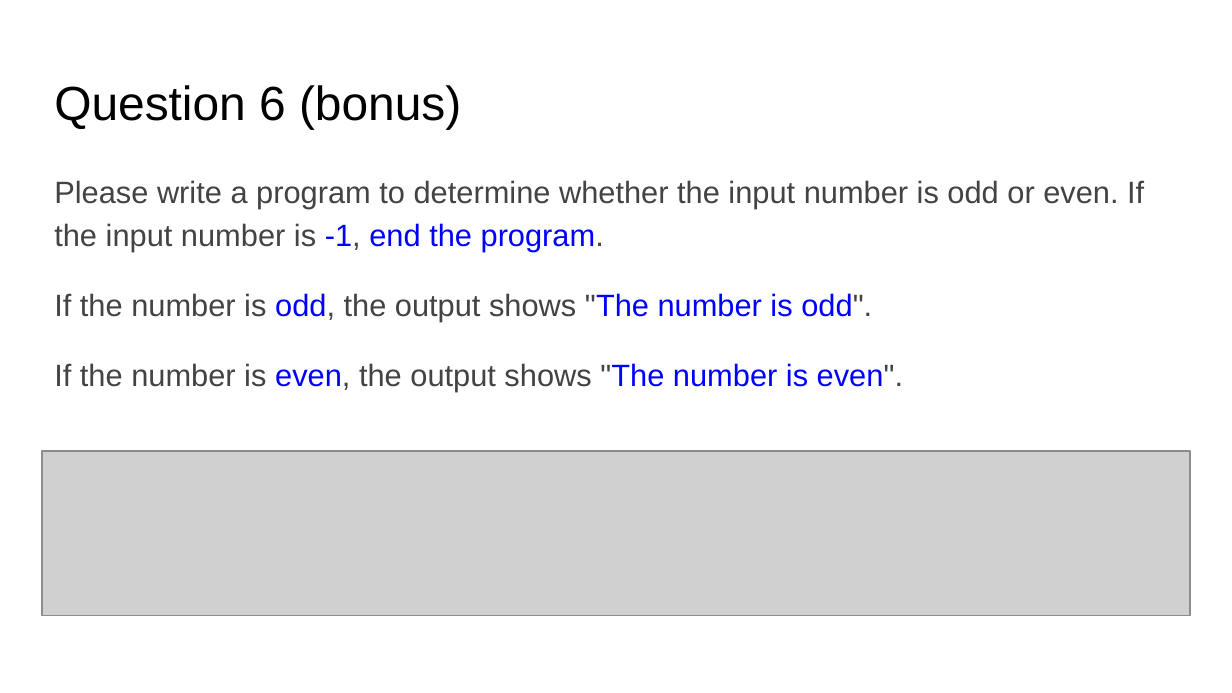
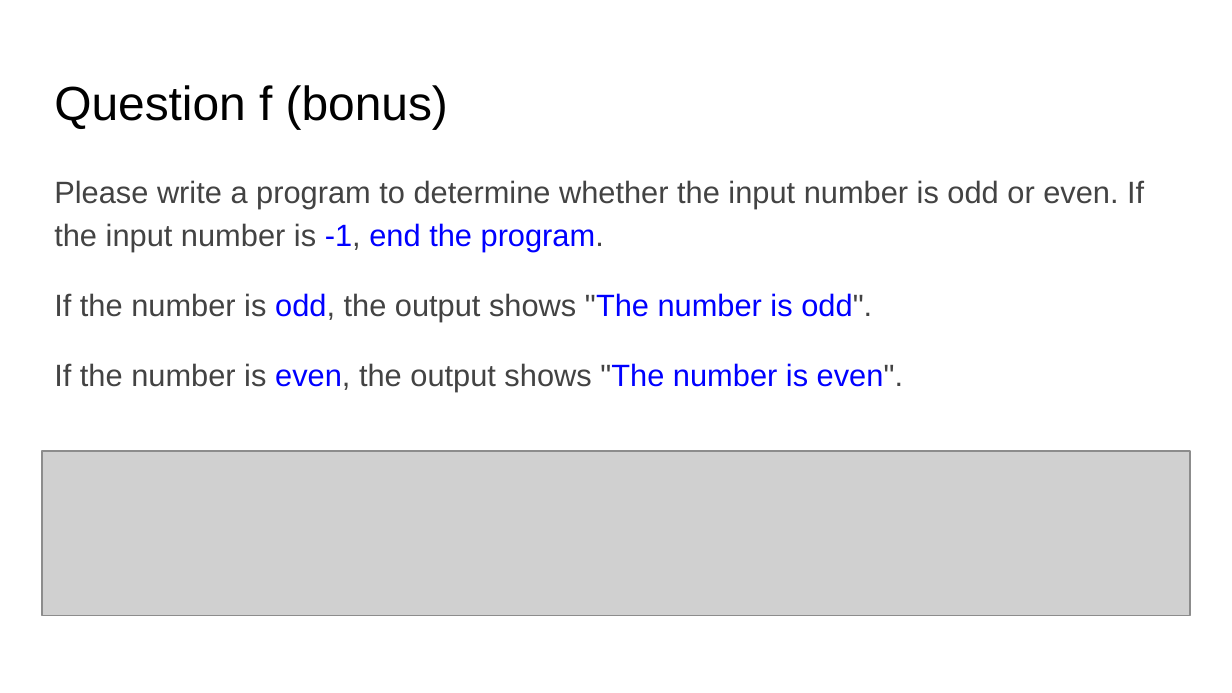
Before and after one commit to TheLurkingCat/Introduction-to-Computers-and-Programming, a slide deck: slide 7 of hw2/HW2.pptx. Drawn at 1232x693 pixels with LibreOffice and Linux fonts; fonts in the diff are those of the drawing; grey boxes stand for pictures. Boxes give left, top, right and bottom in pixels: in the first picture for what was removed or moved away, otherwise in the second. Text is boxed around its words. In the diff, an @@ line names an element or a change of style, - is before the commit and + after.

```diff
--- a/hw2/HW2.pptx
+++ b/hw2/HW2.pptx
@@ title at [54, 85, 448, 129]: text changed @@
-Question 6 (bonus)
+Question f (bonus)
```
Also in this commit, not shown: 5 other slides changed, 12 other files.
